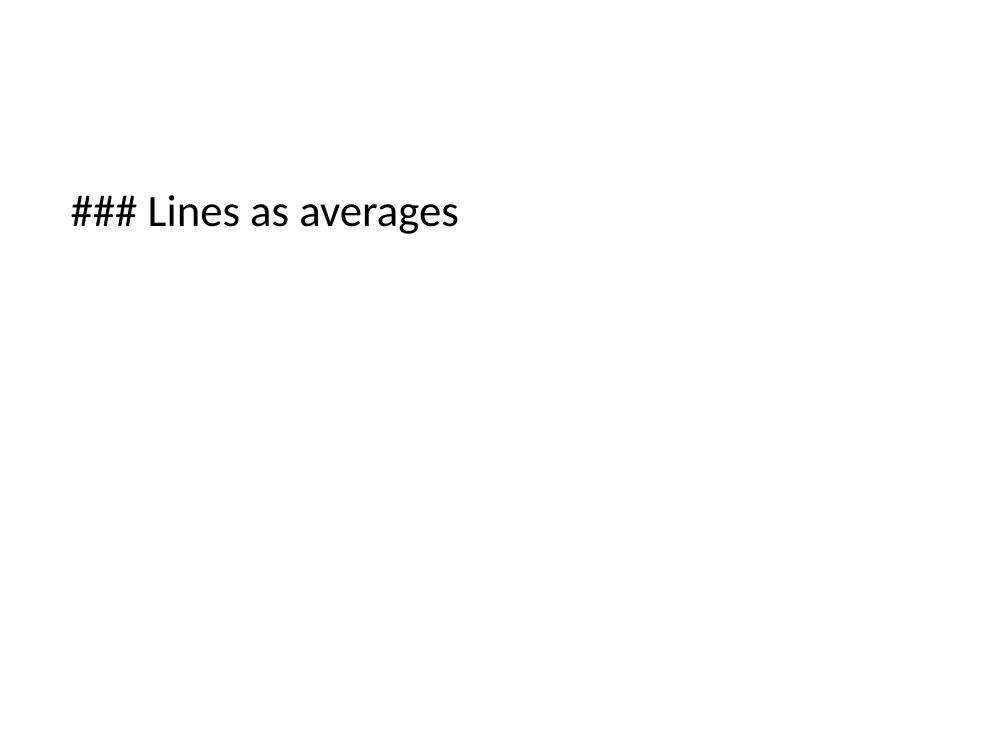
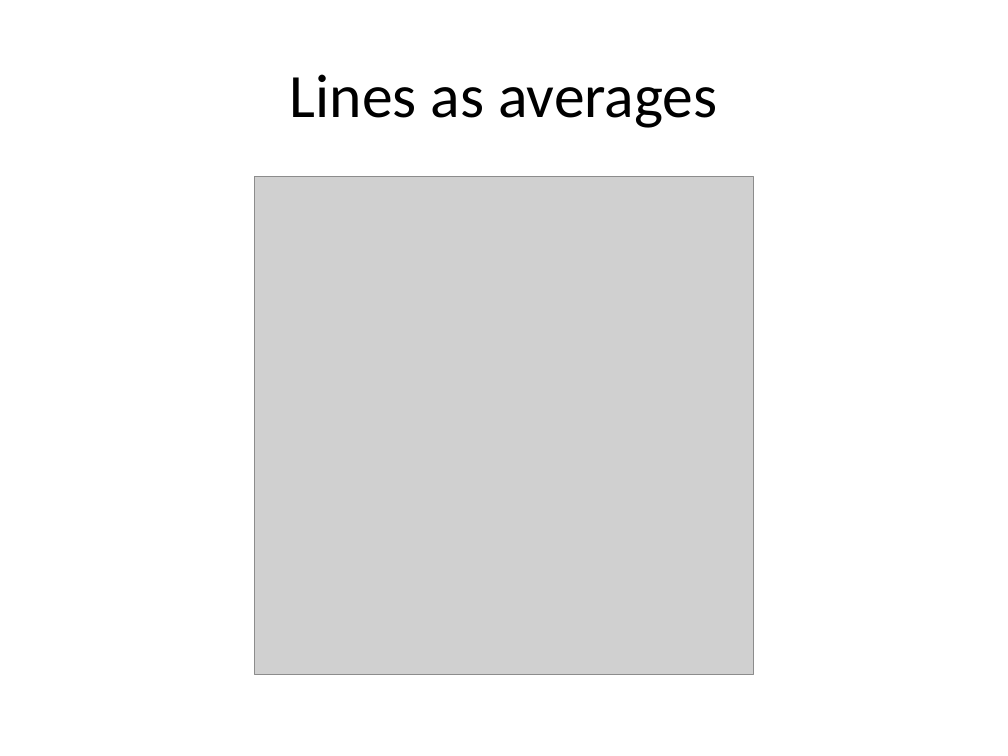
Before and after one commit to pmean/data-visualization, a slide deck: slide 28 of data-viz-03/src/data-visualization-03-lines.pptx (slide 29 before the commit). Drawn at 1008x756 pixels with LibreOffice and Linux fonts; fonts in the diff are those of the drawing; grey boxes stand for pictures. Boxes give left, top, right and bottom in pixels: in the first picture for what was removed or moved away, otherwise in the second. Text is boxed around its words. In the diff, an @@ line names an element or a change of style, - is before the commit and + after.

```diff
--- a/data-viz-03/src/data-visualization-03-lines.pptx
+++ b/data-viz-03/src/data-visualization-03-lines.pptx
@@ title "Lines as averages" at box(290, 74, 717, 128): vertical alignment top to middle @@
@@ title at box(290, 74, 717, 128): text changed; size 32 to 44 pt @@
-### Lines as averages
+Lines as averages
@@ picture added at box(255, 176, 753, 674) @@
```
Also in this commit, not shown: 17 other slides changed, 1 slide added, 4 slides removed, 44 other files.
